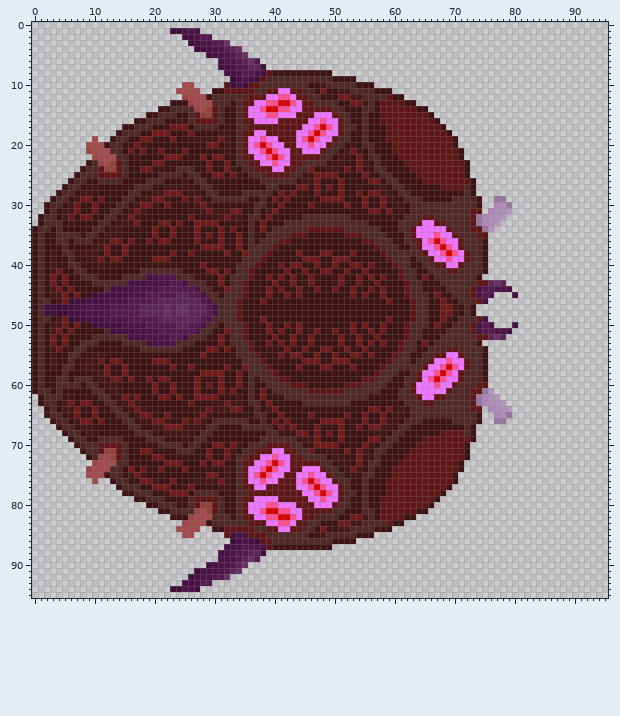
Two versions of one sprite sheet, Assets/Sprites/BossWormHead.png. Above: the version before the commit.
The file is 96x96 pixels. Colours within 5 levels of each other are drawn and written as one.
The result:
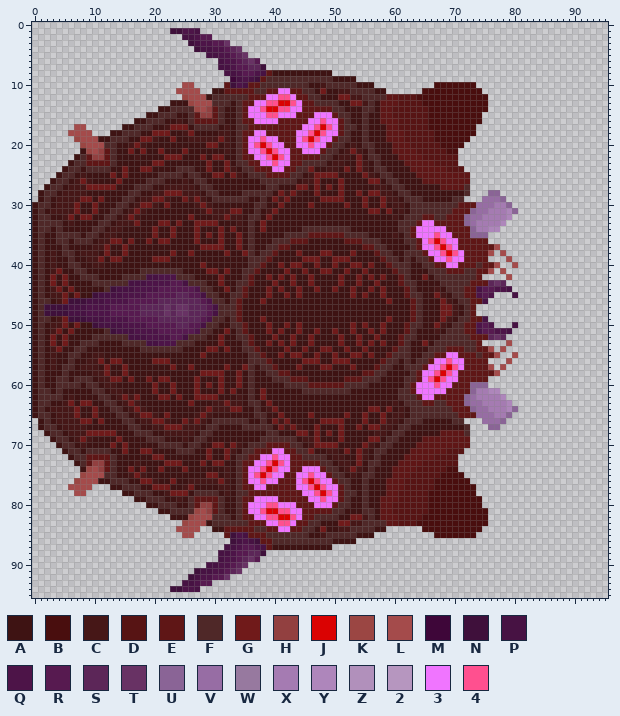
Palette (. is transparent): A #3e1313  B #490e0e  C #461717  D #571414  E #5f1616  F #4f2828  G #701a1a  H #924040  J #da0202  K #9b4643  L #a44b4b  M #3e0639  N #3f103b  P #471243  Q #4d1448  R #571a50  S #5c2658  T #683264  U #8a6496  V #976da4  W #97799f  X #a57bb2  Y #ae86bb  Z #b190bb  2 #b696bf  3 #f075ff  4 #ff508f
The exact change:
Changed rows in their new state; - is an unchanged pixel.
first column x 0:
10 -------------------------------------------------------------------BBBBBBB-------
11 -----------------------------------------------------------.-----BBBBBBBBBB------
12 ------------------------------------------------------------EDDDBBBBBBBBBBBB-----
13 -------------------------------------------------------------DDDDBBBBBBBBBBB-----
14 ------------------------------------------------------------DDDDDDBBBBBBBBBB-----
15 ------------------------------------------------------------DDDDDDBBBBBBBBB------
16 -------------------------------------------------------------DDDDDBBBBBBBBB------
17 -------LL----------------------------------------------------DDDDDBBBBBBBB-------
18 ------LLLL---A------------------------------------------------DDDDDBBBBBBB-------
19 -------KLL-AAF------------------------------------------------DDDDDBBBBBB--------
20 --------K---F-A------------------------------------------------DDDDDBBBB---------
21 --------A--HE-A-------------------------------------------------DDDDDBB.---------
22 -------AFEHHEFAA-------------------------------------------------DDDDDD.---------
23 ------AFFEEEEFAA---------------------------------------------------DDDD..--------
24 -----AFF---FFAAG-----------------------------------------------------DDD.--------
25 ----AFF-CAAAAGAG--------------------------------------------------------E--------
26 ---AFF-CGC-AAAG----------------------------------------------------------.-------
27 --AFF-CCCGGGGG-----------------------------------------------------------.-------
28 -AFF-CCC-A---------------------------------------------------------------.--UU---
29 -AF-CCC-----------------------------------------------------------------...VVVU--
30 AFFACC-----------------------------------------------------------------EEEVVVXXU-
31 AF-CC-----------------------------------------------------------------EEEUVVXXXYU
32 AF-A-----------------------------------------AAAAAAAA----------------EEEUVVXXXXY-
33 AF----------------------------------------AAAAAAAAAAAAAA-------------EEEUVXXXXY--
34 ----------------------------------------AAAAA-FFFFFF-AAAAA------------EEEUXXYY---
35 ---------------------------------------AAA-FFFEEEEEEFFF-AAA-C----------EEUUU-----
36 --------------------------------------AA-FFEEE------EEEFF-AA------------EEEE-----
37 -------------------------------------AA-FEE------------EEF-AA-----------EEEEEL---
38 -------------------------------------A-FE----------------EF-AA-----------EEEL-L--
39 -----------------------------------A--FE------------------EF-A-----------EEE---L-
40 ----------------------------------AA-FE--------------------EF-----------EE-EEL--L
41 ----------------------------------A-FE----------------------EF-A-------E--EEL-L--
42 ---------------------------------AA----------------------------A----------E----L-
43 ---------------------------------A-FE------------------------EF-A--------E-------
44 ---------------------------------A------------------------------A-------E--------
45 --------------------------------A--------------------------------A------E--------
46 --------------------------------A--------------------------------A-------E-------
47 -----------------------------------------------------------------A-------E-------
48 -----------------------------------------------------------------A-------E-------
49 --------------------------------A--------------------------------A-------E-------
50 --------------------------------A--------------------------------A------E--------
51 ---------------------------------A------------------------------A-------E--------
52 ---------------------------------A-FE------------------------EF-A--------E-------
53 ---------------------------------AA----------------------------A----------E----L-
54 ----------------------------------A-FE----------------------EF-A-------E--EEL-L--
55 ----------------------------------AA-FE--------------------EF-----------EE-EEL--L
56 -----------------------------------A--FE------------------EF-A-----------EEE---L-
57 -------------------------------------A-FE----------------EF-AA-----------EEEL-L--
58 -------------------------------------AA-FEE------------EEF-AA-----------EEEEEL---
59 --------------------------------------AA-FFEEE------EEEFF-AA------------EEEE-----
60 ---------------------------------------AAA-FFFEEEEEEFFF-AAA------------EEUUU-----
61 ----------------------------------------AAAAA-FFFFFF-AAAAA------------EEEUXXYY---
62 AF----------------------------------------AAAAAAAAAAAAAA-------------EEEUVXXXXY--
63 AF-A-----------------------------------------AAAAAAAA----------------EEEUVVXXXXY-
64 AF-CC-----------------------------------------------------------------EEEUVVXXXYU
65 AFFACC-----------------------------------------------------------------EEEVVVXXU-
66 -AF-CCC-----------------------------------------------------------------...VVVU--
67 -AFF-CCC-A---------------------------------------------------------------.--UU---
68 --AFF-CCCGGGGG-----------------------------------------------------------.-------
69 ---AFF-CGC-AAAG----------------------------------------------------------.-------
70 ----AFF-CAAAAGAG--------------------------------------------------------E--------
71 -----AFF---FFAAG-----------------------------------------------------DDD.--------
72 ------AFFEEEEFAA---------------------------------------------------DDDD..--------
73 -------AFEHHEFAA-------------------------------------------------DDDDDD.---------
74 --------A--HE-A-------------------------------------------------DDDDDBB.---------
75 --------K---F-A------------------------------------------------DDDDDBBBB---------
76 -------KLL-AAF------------------------------------------------DDDDDBBBBBB--------
77 ------LLLL---A------------------------------------------------DDDDDBBBBBBB-------
78 -------LL----------------------------------------------------DDDDDBBBBBBBB-------
79 -------------------------------------------------------------DDDDDBBBBBBBBB------
80 ------------------------------------------------------------DDDDDDBBBBBBBBB------
81 ------------------------------------------------------------DDDDDDBBBBBBBBBB-----
82 -------------------------------------------------------------DDDDBBBBBBBBBBB-----
83 ------------------------------------------------------------EDDDBBBBBBBBBBBB-----
84 -----------------------------------------------------------.-----BBBBBBBBBB------
85 -------------------------------------------------------------------BBBBBBB-------
Where, in picture pixels (left, top, right, bottom), the same in both pictures:
changed: (224, 82, 518, 538)
changed: (32, 124, 128, 226)
changed: (32, 394, 128, 496)
